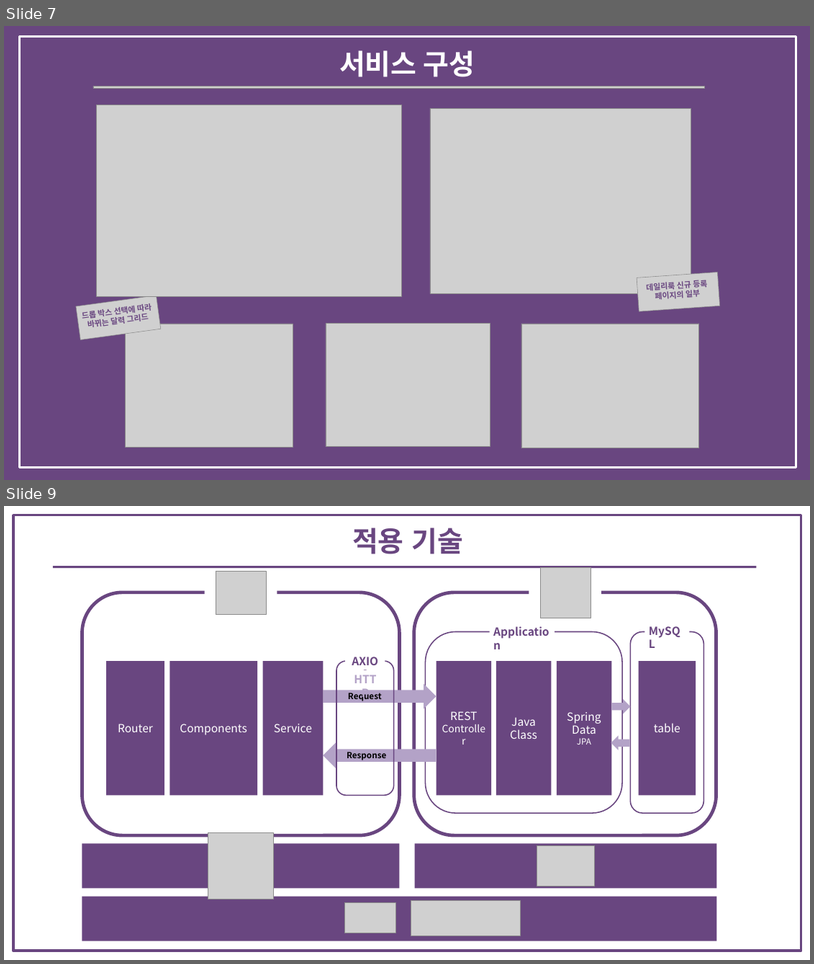
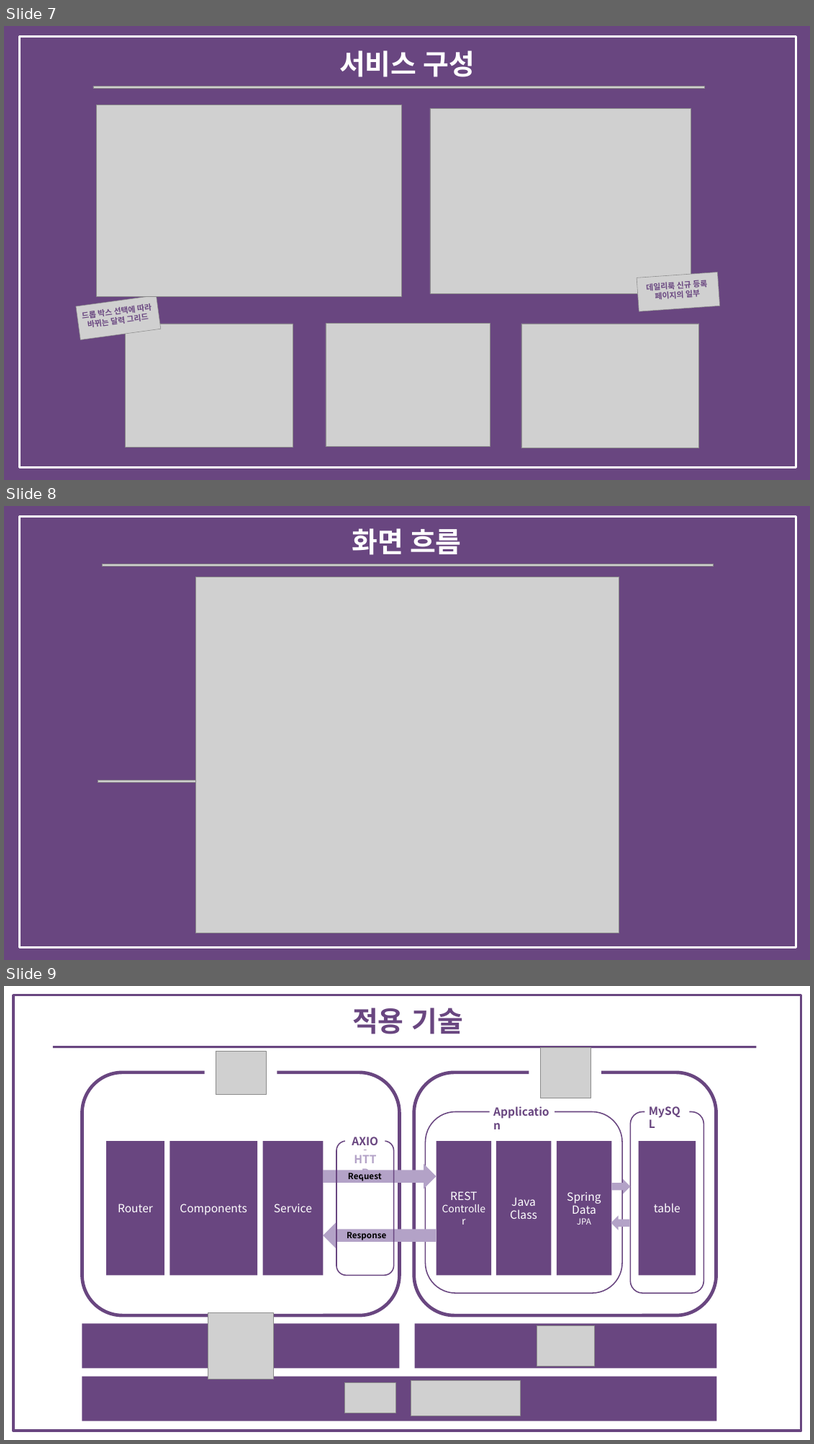
Before and after one commit to bitnarii/YMPM, a slide deck: 기획서/5조 Fit-back.pptx. Shown one above the other, each under a label of ours: slides 7 and 9 before the commit, slides 7, 8 and 9 after it; the slides between them are not shown. The pictures are 814x964 and 814x1444 pixels, drawn with LibreOffice and Linux fonts; fonts in the diff are those of the drawing; grey boxes stand for pictures. Boxes give left, top, right and bottom in pixels: in the first picture for what was removed or moved away, otherwise in the second. Text is boxed around its words. In the diff, an @@ line names an element or a change of style, - is before the commit and + after.

Commit message:
기획서 피피티 수정(화면 흐름 추가, 목차 수정)

```diff
--- a/기획서/5조 Fit-back.pptx
+++ b/기획서/5조 Fit-back.pptx
@@ slide 8 added at box(4, 506, 810, 960), background #694680 @@
@@ rectangle added at box(19, 517, 796, 950), outline #694680 4.5 pt @@
@@ rectangle added at box(19, 517, 796, 947), outline #FFFFFF 4.5 pt @@
@@ text added at box(352, 528, 462, 555), 50 pt, text #FFFFFF, bold @@
+화면 흐름
@@ picture added at box(102, 564, 714, 566) @@
@@ picture added at box(196, 577, 620, 932) @@
@@ picture added at box(98, 780, 383, 782) @@
```
Also in this commit, not shown: 1 slide changed, 2 slides removed.
